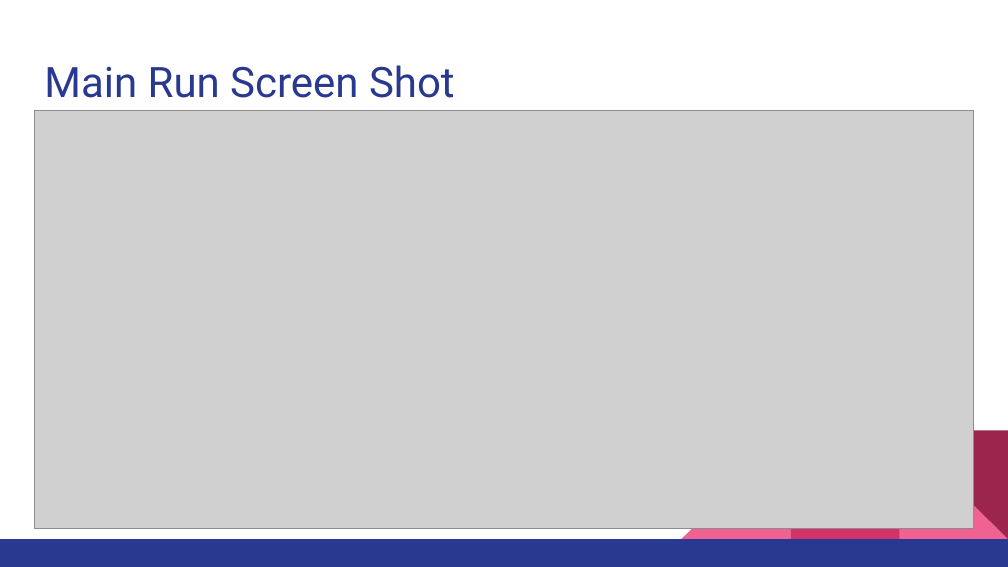
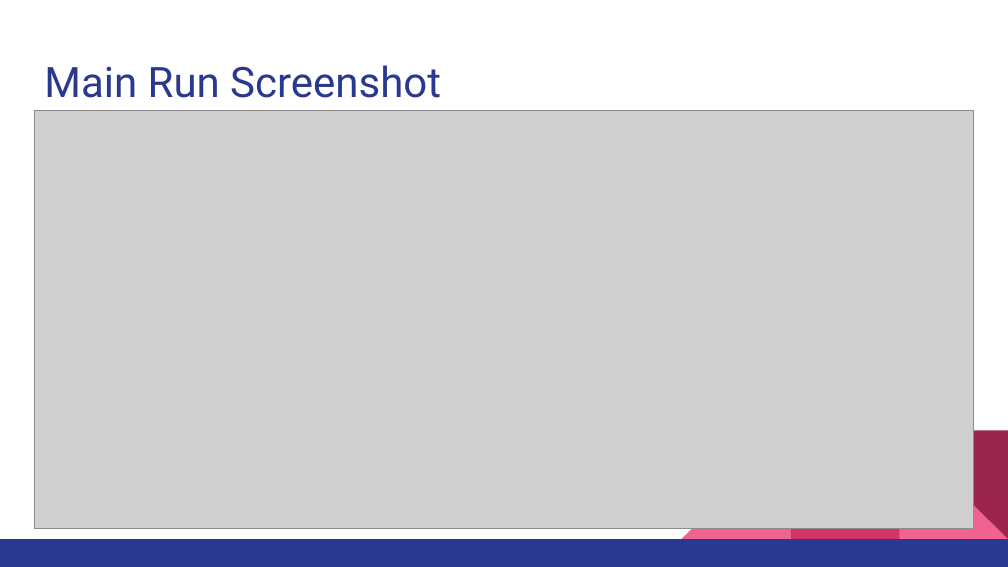
Before and after one commit to FatCache/INFO6205-527-Genetic_Algorithm, a slide deck: slide 9 of README.pptx (slide 8 before the commit). Drawn at 1008x567 pixels with LibreOffice and Linux fonts; fonts in the diff are those of the drawing; grey boxes stand for pictures. Boxes give left, top, right and bottom in pixels: in the first picture for what was removed or moved away, otherwise in the second. Text is boxed around its words. In the diff, an @@ line names an element or a change of style, - is before the commit and + after.

```diff
--- a/README.pptx
+++ b/README.pptx
@@ title at [44,65,441,98]: text changed @@
-Main Run Screen Shot
+Main Run Screenshot
```
Also in this commit, not shown: 3 other slides changed, 1 slide added.
